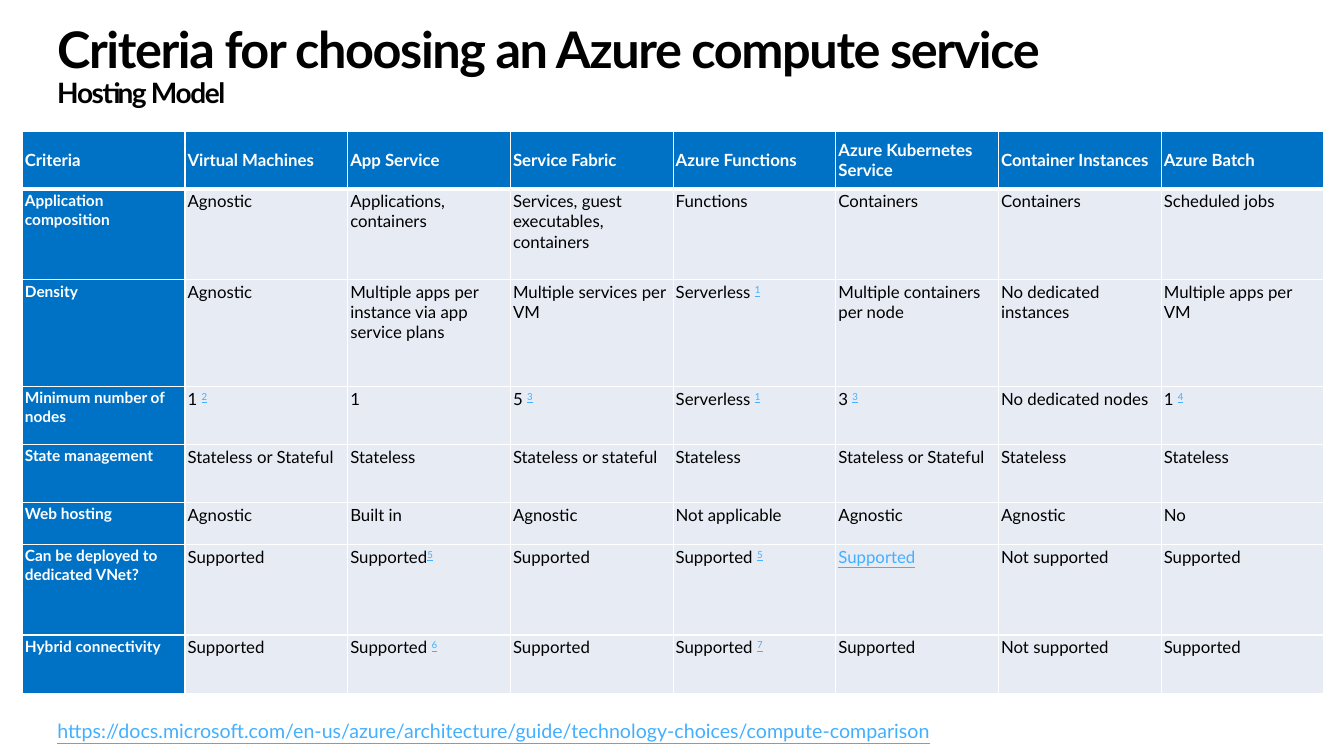
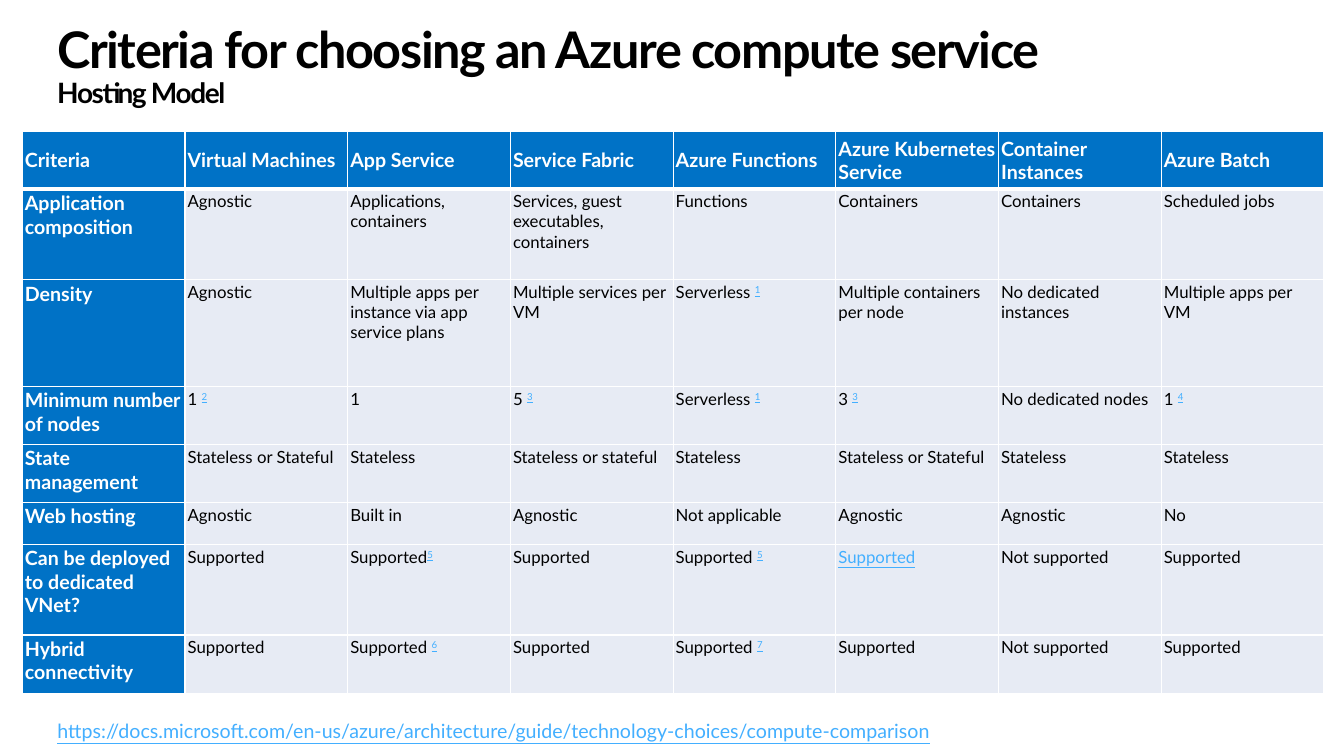
Before and after one commit to sastrykn/azserviceswhentouse, a slide deck: slide 6 of When to Use What-Azure Services.pptx (slide 4 before the commit). Drawn at 1344x756 pixels with LibreOffice and Linux fonts; fonts in the diff are those of the drawing. Boxes give left, top, right and bottom in pixels: in the first picture for what was removed or moved away, otherwise in the second. Text is boxed around its words. In the diff, an @@ line names an element or a change of style, - is before the commit and + after.

```diff
--- a/When to Use What-Azure Services.pptx
+++ b/When to Use What-Azure Services.pptx
@@ table at [22, 131, 1321, 694] @@
@@ size 12 to 14 pt in "Criteria", "Virtual Machines", "App Service", "Service Fabric" and 4 more places @@
@@ size 11 to 14 pt in "Application composition", "Density", "Minimum number of nodes", "State management" and 3 more places @@
```
Also in this commit, not shown: 8 other slides changed, 12 slides added.
